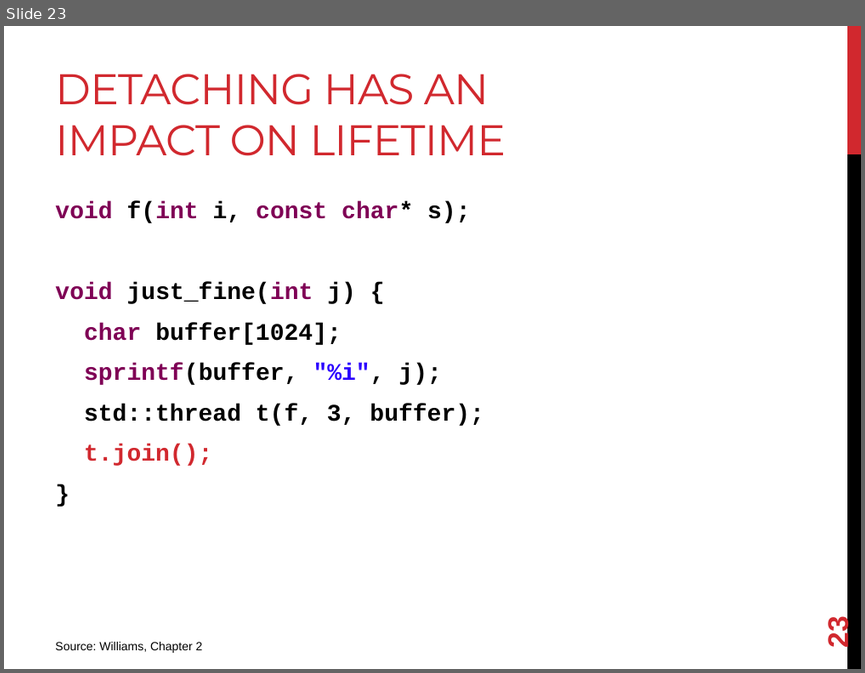
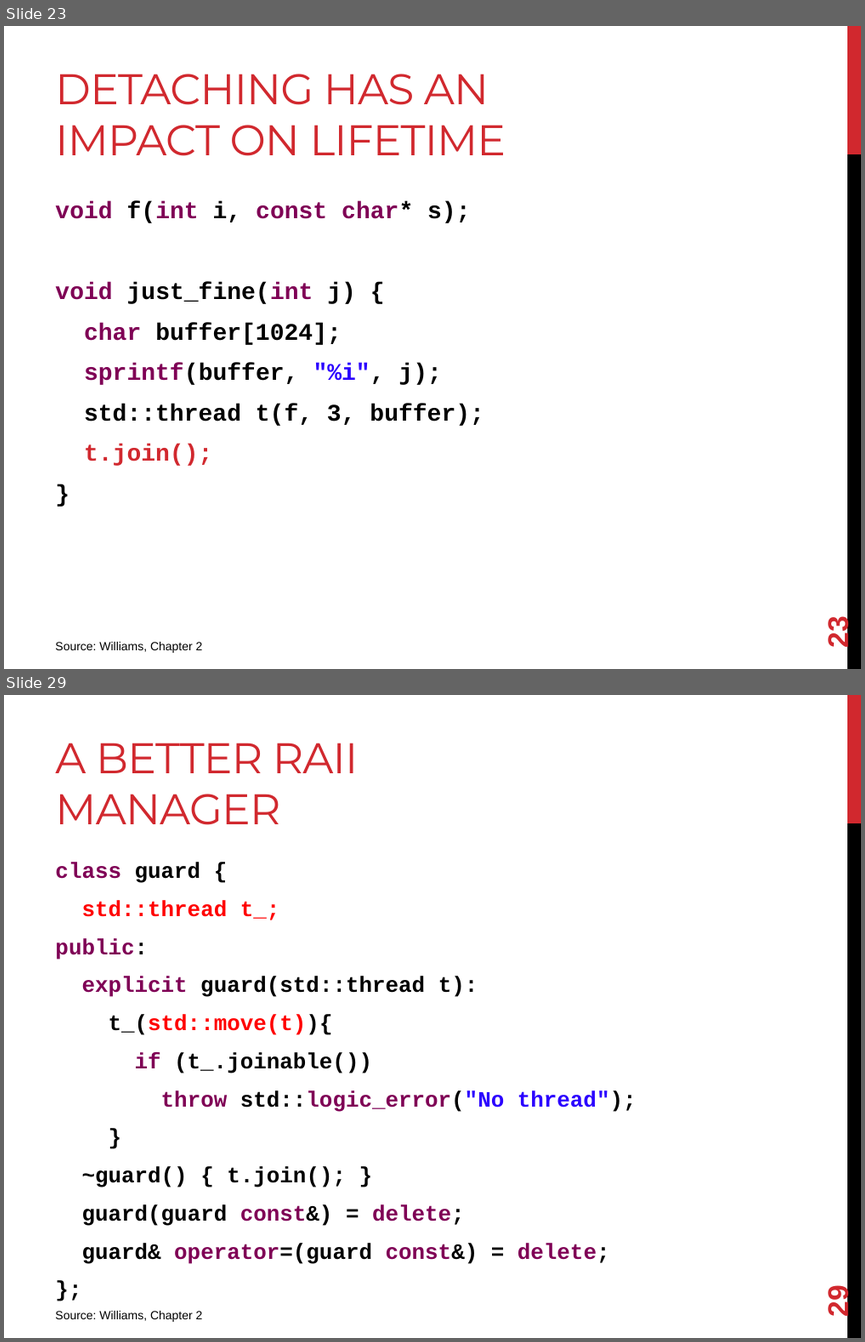
Before and after one commit to joshpeterson/DevelopingConcurrentSoftware, a slide deck: Lectures/Threads/Threads.pptx. Shown one above the other, each under a label of ours: slide 23 before the commit, slides 23 and 29 after it; the slides between them are not shown. The pictures are 865x673 and 865x1342 pixels, drawn with LibreOffice and Linux fonts; fonts in the diff are those of the drawing. Boxes give left, top, right and bottom in pixels: in the first picture for what was removed or moved away, otherwise in the second. Text is boxed around its words. In the diff, an @@ line names an element or a change of style, - is before the commit and + after.

Commit message:
Finish threads lecture.

```diff
--- a/Lectures/Threads/Threads.pptx
+++ b/Lectures/Threads/Threads.pptx
@@ slide 29 added at box(4, 695, 861, 1338), background #FFFFFF; not listed: 2 template elements that a slide beside it also shows @@
@@ title added at box(55, 743, 358, 825), 36 pt, text #D1282E @@
+A BETTER RAII MANAGER
@@ text added at box(55, 862, 636, 1264), 18.5 pt, text #000000, bold @@
+class guard {
+std::thread t_;
+public:
+explicit guard(std::thread t):
+t_(std::move(t)){
+if (t_.joinable())
+throw std::logic_error("No thread");
+}
+~guard() { t.join(); }
+guard(guard const&) = delete;
+guard& operator=(guard const&) = delete;
+};
@@ page number added at box(822, 1287, 854, 1315), 24 pt, text #D1282E, bold @@
+29
@@ text added at box(55, 1310, 203, 1321), 10 pt, text #000000 @@
+Source: Williams, Chapter 2
```
Also in this commit, not shown: 3 slides changed, 4 other slides added.
